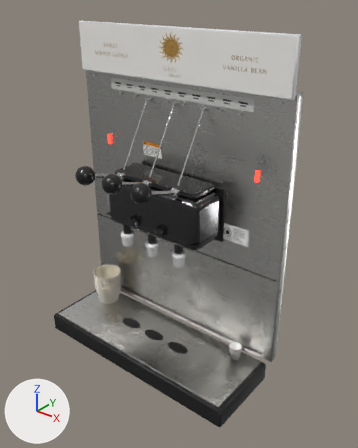
One commit to the glTF model site/assets/models/ilios-softserve-machine.glb: the scene before it, then after it.
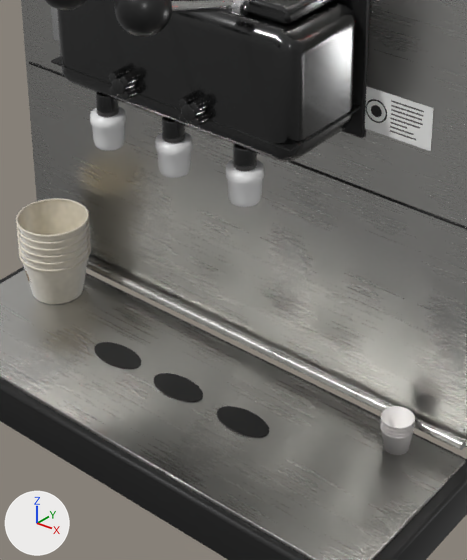
Each version is shown whole from a 50 mm camera at (0.87, -1.234, 1.089) aimed at (0.076, -0.24, 0.473), then close up on the part from 24% to 73% of the width and 43% to 89% of the height. The axes (+X, +Y, +Z) are drawn at lower left. The lights are the same throughout. The last two pictures show the newer version. Where no turn or scale is listed for an object, it has been applied to the vertices. Vertices at exactly the same position are counted once.

In view in the first close-up: 'BackRail', 'Door', 'DoorCap', 'DoorGasket', 'DripTray', 'Faceplate', 'HandleRBall', 'ServiceLabel', 'Spout0', 'Spout1', 'Spout2', 'StackCup0', 'StackCup5', 'TrayTop' and 30 more.
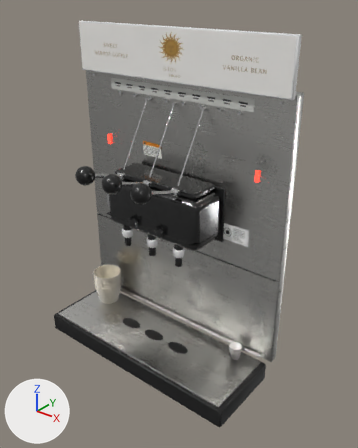
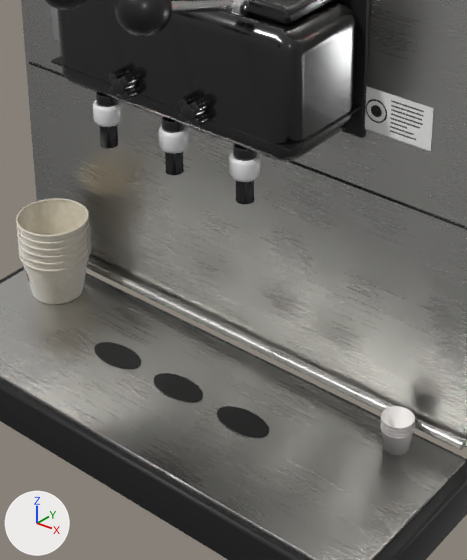
What differs and where, as boxes [x1, y1, x2, y2] in the close-ups (467 x 560 px; the box of a moved part takes in the faces that stretch with it):
'Spout2', reshaped, moved, rescaled (15% narrower, 35% shorter)
    before: [226, 160, 264, 207]
    after: [229, 152, 261, 182]
'Spout1', reshaped, moved, rescaled
    before: [155, 132, 193, 178]
    after: [158, 125, 189, 153]
'Spout0', reshaped, moved, rescaled
    before: [90, 107, 126, 151]
    after: [93, 100, 122, 127]
part 1 of me_spout0, moved or reshaped
    before: [90, 107, 264, 207]
    after: [93, 100, 261, 182]
part 2 of me_spoutstar2, moved or reshaped (not visible before)
    after: [235, 181, 254, 205]

What the commit changed:
me_spout0 is used by ob_spout0; parent ob_iliossoftservemachine; location (-0.1, -0.272, 0.382); scale (0.0205, 0.0205, 0.0205).
me_spout0 had 386 vertices, 768 faces and spanned x -1.0..1.0, y -1.0..1.0, z -0.98..0.98.
me_spout0 now has 386 vertices, 768 faces and spans x -1.0..1.0, y -1.0..1.0, z -0.71..0.71.
me_spout0 part 1: 386 of 386 vertices moved; they spanned x -1.0..1.0, y -1.0..1.0, z -0.98..0.98 and now span x -1.0..1.0, y -1.0..1.0, z -0.71..0.71; mean shift (0.0, 0.0, -0.02).
me_spoutstar2 is used by ob_spoutstar2; location (0.1, -0.272, 0.376).
me_spoutstar2 had 216 vertices, 288 faces and spanned x -0.015..0.015, y -0.015..0.015, z -0.014..0.014.
me_spoutstar2 now has 216 vertices, 288 faces and spans x -0.0103..0.0103, y -0.0102..0.0102, z -0.015..0.015.
me_spoutstar2 part 2: 216 of 216 vertices moved; they spanned x -0.015..0.015, y -0.015..0.015, z -0.014..0.014 and now span x -0.0103..0.0103, y -0.0102..0.0102, z -0.015..0.015; mean shift (0.0, 0.0, -0.0003).
Object 'Spout0' (ob_spout0) moves from (-0.1, -0.272, 0.382) to (-0.1, -0.272, 0.404).
Object 'Spout0' (ob_spout0) is rescaled from (0.0205, 0.0205, 0.0205) to (0.0168, 0.0168, 0.0168).
Object 'Spout1' (ob_spout1) moves from (0.0, -0.272, 0.382) to (0.0, -0.272, 0.404).
Object 'Spout1' (ob_spout1) is rescaled from (0.0205, 0.0205, 0.0205) to (0.0168, 0.0168, 0.0168).
Object 'Spout2' (ob_spout2) moves from (0.1, -0.272, 0.382) to (0.1, -0.272, 0.404).
Object 'Spout2' (ob_spout2) is rescaled from (0.0205, 0.0205, 0.0205) to (0.0168, 0.0168, 0.0168).
